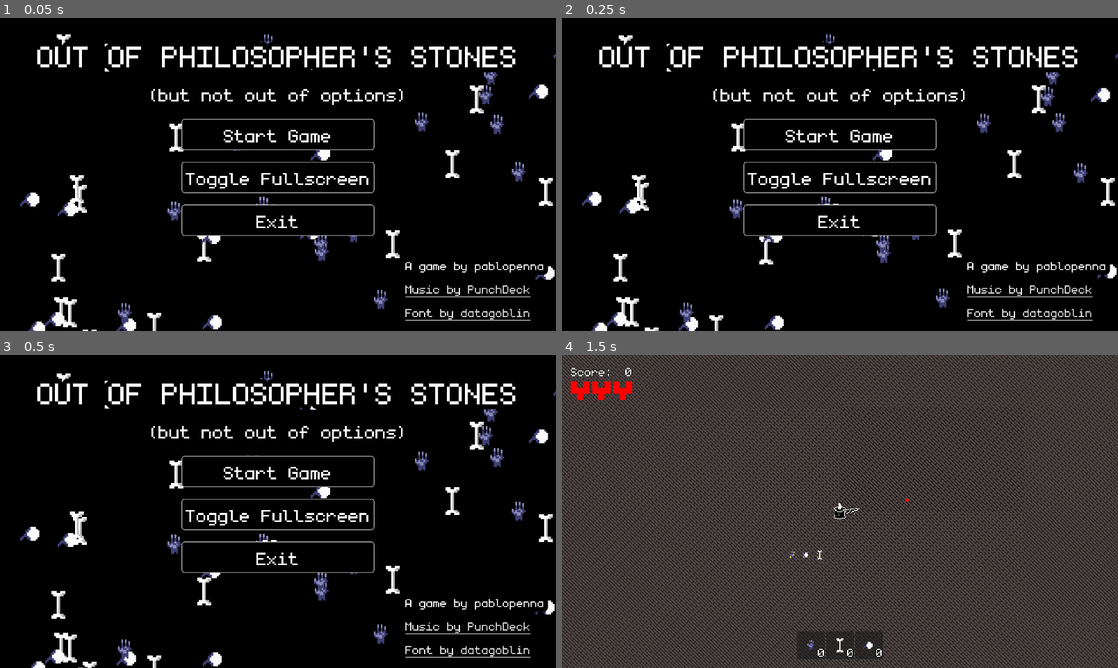
Above: before the commit, frames 1-4 (two rows, left to right).
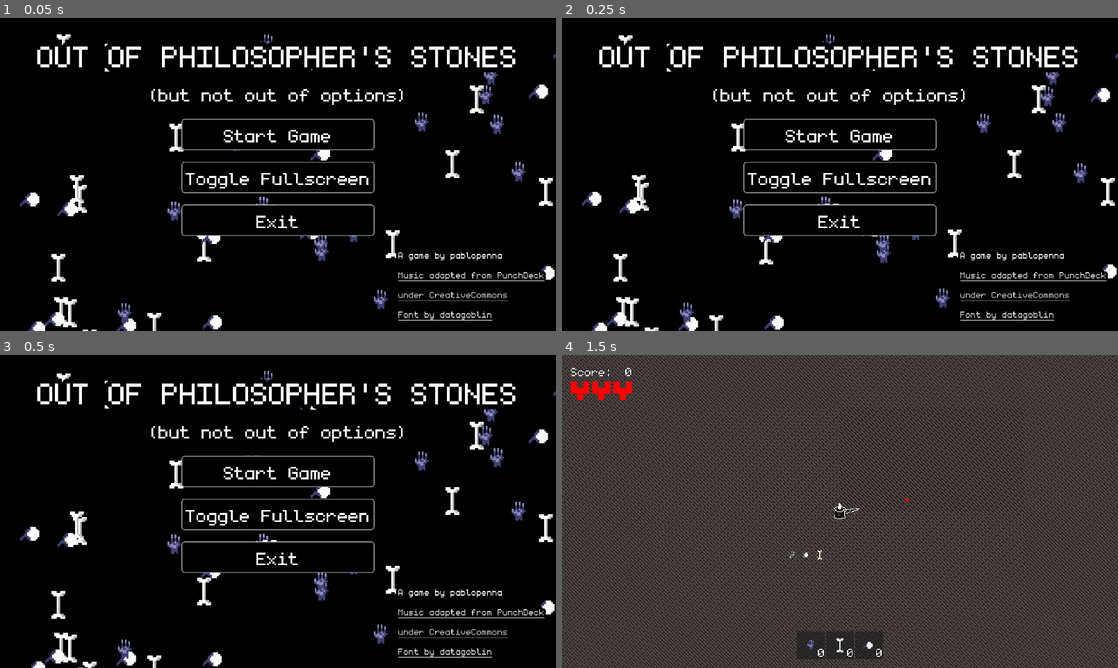
Above: after the commit, the same moments.

Repository: pablopenna/out-of-philosophers-stones
Game: Godot game, scene res://scenes/levels/main_menu/main_menu.tscn
Same seed, same stepped clock (60 frames per second), same inputs: the game is played once before the commit and once after it.
Inputs (mouse positions are in pixels of both pictures, inside the frame that each line leads up to):
- Up to frame 1 (0.05 s): no input
- Up to frame 2 (0.25 s): no input
- Up to frame 3 (0.5 s): no input
- Up to frame 4 (1.5 s): click "Start Game" at 0.5 s; move the mouse to (962, 495) at 1.27 s; hold D (move_right) from 1.28 s (still down); click (962, 495) at 1.35 s

The runs differ from the first frame. In frame 1, 1.6% of the frame differs, in the area x 71-99%, y 74-97%; in frame 2, 1.6%; in frame 3, 1.6%; in frame 4, nothing differs.

Commit message:
Add creative commons link and resize credits

Diff:
--- a/scenes/levels/main_menu/main_menu.tscn
+++ b/scenes/levels/main_menu/main_menu.tscn
@@ -116,22 +116,34 @@
 
 [node name="Author" type="Label" parent="CanvasLayer/Control/MarginContainer/CreditsContainer"]
 layout_mode = 2
-theme_override_constants/outline_size = 64
+theme_override_constants/outline_size = 32
+theme_override_font_sizes/font_size = 48
 text = "A game by pablopenna
 "
 
 [node name="Music" type="LinkButton" parent="CanvasLayer/Control/MarginContainer/CreditsContainer"]
 layout_mode = 2
 theme_override_colors/font_outline_color = Color(0, 0, 0, 1)
-theme_override_constants/outline_size = 64
+theme_override_constants/outline_size = 32
+theme_override_font_sizes/font_size = 48
 button_mask = 7
-text = "Music by PunchDeck"
+text = "Music adapted from PunchDeck"
 uri = "https://punchdeck.bandcamp.com/"
+
+[node name="Music2" type="LinkButton" parent="CanvasLayer/Control/MarginContainer/CreditsContainer"]
+layout_mode = 2
+theme_override_colors/font_outline_color = Color(0, 0, 0, 1)
+theme_override_constants/outline_size = 32
+theme_override_font_sizes/font_size = 48
+button_mask = 7
+text = "under CreativeCommons"
+uri = "https://creativecommons.org/licenses/by/3.0/"
 
 [node name="Font" type="LinkButton" parent="CanvasLayer/Control/MarginContainer/CreditsContainer"]
 layout_mode = 2
 theme_override_colors/font_outline_color = Color(0, 0, 0, 1)
-theme_override_constants/outline_size = 64
+theme_override_constants/outline_size = 32
+theme_override_font_sizes/font_size = 48
 text = "Font by datagoblin"
 uri = "https://datagoblin.itch.io/monogram"
 
